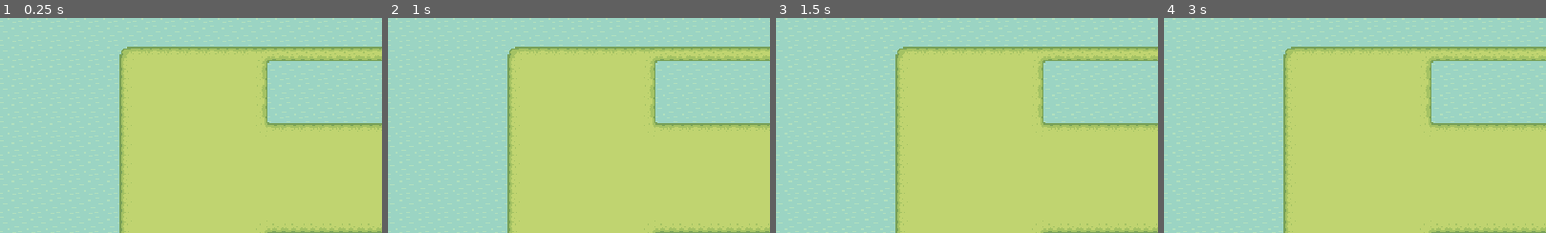
Above: before the commit, frames 1-4 (left to right).
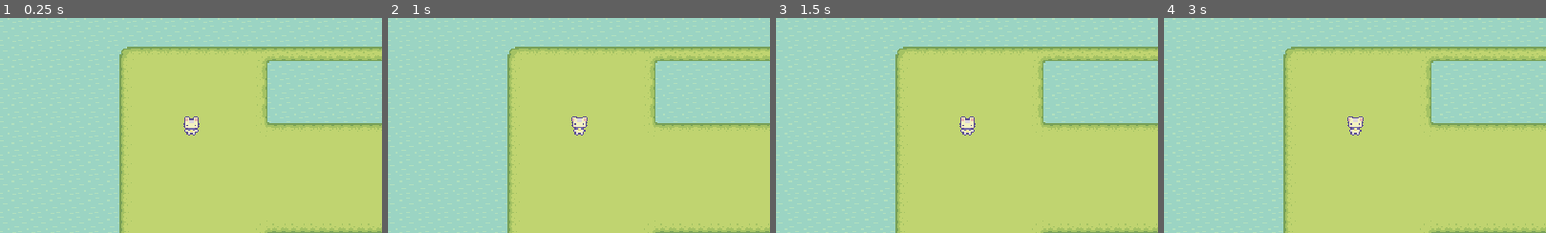
Above: after the commit, the same moments.

Repository: DimenCubic/2D-Farm-Game
Game: Godot game, scene res://scenes/test/test_scene_player.tscn
Same seed, same stepped clock (60 frames per second), same inputs: the game is played once before the commit and once after it. The project has no main scene, so this scene is started directly.
Inputs:
- Up to frame 1 (0.25 s): no input
- Up to frame 2 (1 s): tap Enter at 0.5 s
- Up to frame 3 (1.5 s): tap Space at 1.25 s
- Up to frame 4 (3 s): tap Enter at 2 s; tap Space at 2.75 s
The pictures show only the part of the screen within x 2-52%, y 20-70%; the shares and areas given below are measured in that part.

The runs differ from the first frame. In frame 1, 0.3% of the frame differs, in the area x 48-53%, y 45-55%; in frame 2, 0.3%; in frame 3, 0.3%; in frame 4, 0.3%.

Commit message:
keyboard map and collider

Diff:
--- a/project.godot
+++ b/project.godot
@@ -24,6 +24,33 @@
 window/stretch/aspect="keep_height"
 window/stretch/scale_mode="integer"
 
+[input]
+
+walk_up={
+"deadzone": 0.2,
+"events": [Object(InputEventKey,"resource_local_to_scene":false,"resource_name":"","device":0,"window_id":0,"alt_pressed":false,"shift_pressed":false,"ctrl_pressed":false,"meta_pressed":false,"pressed":false,"keycode":0,"physical_keycode":87,"key_label":0,"unicode":0,"location":0,"echo":false,"script":null)
+, Object(InputEventKey,"resource_local_to_scene":false,"resource_name":"","device":0,"window_id":0,"alt_pressed":false,"shift_pressed":false,"ctrl_pressed":false,"meta_pressed":false,"pressed":false,"keycode":0,"physical_keycode":4194320,"key_label":0,"unicode":0,"location":0,"echo":false,"script":null)
+]
+}
+walk_down={
+"deadzone": 0.2,
+"events": [Object(InputEventKey,"resource_local_to_scene":false,"resource_name":"","device":0,"window_id":0,"alt_pressed":false,"shift_pressed":false,"ctrl_pressed":false,"meta_pressed":false,"pressed":false,"keycode":0,"physical_keycode":83,"key_label":0,"unicode":0,"location":0,"echo":false,"script":null)
+, Object(InputEventKey,"resource_local_to_scene":false,"resource_name":"","device":0,"window_id":0,"alt_pressed":false,"shift_pressed":false,"ctrl_pressed":false,"meta_pressed":false,"pressed":false,"keycode":0,"physical_keycode":4194322,"key_label":0,"unicode":0,"location":0,"echo":false,"script":null)
+]
+}
+walk_left={
+"deadzone": 0.2,
+"events": [Object(InputEventKey,"resource_local_to_scene":false,"resource_name":"","device":0,"window_id":0,"alt_pressed":false,"shift_pressed":false,"ctrl_pressed":false,"meta_pressed":false,"pressed":false,"keycode":0,"physical_keycode":65,"key_label":0,"unicode":0,"location":0,"echo":false,"script":null)
+, Object(InputEventKey,"resource_local_to_scene":false,"resource_name":"","device":0,"window_id":0,"alt_pressed":false,"shift_pressed":false,"ctrl_pressed":false,"meta_pressed":false,"pressed":false,"keycode":0,"physical_keycode":4194319,"key_label":0,"unicode":0,"location":0,"echo":false,"script":null)
+]
+}
+walk_right={
+"deadzone": 0.2,
+"events": [Object(InputEventKey,"resource_local_to_scene":false,"resource_name":"","device":0,"window_id":0,"alt_pressed":false,"shift_pressed":false,"ctrl_pressed":false,"meta_pressed":false,"pressed":false,"keycode":0,"physical_keycode":68,"key_label":0,"unicode":0,"location":0,"echo":false,"script":null)
+, Object(InputEventKey,"resource_local_to_scene":false,"resource_name":"","device":0,"window_id":0,"alt_pressed":false,"shift_pressed":false,"ctrl_pressed":false,"meta_pressed":false,"pressed":false,"keycode":0,"physical_keycode":4194321,"key_label":0,"unicode":0,"location":0,"echo":false,"script":null)
+]
+}
+
 [physics]
 
 3d/physics_engine="Jolt Physics"
--- a/scenes/characters/player/player.tscn
+++ b/scenes/characters/player/player.tscn
@@ -386,9 +386,17 @@
 "speed": 3.0
 }]
 
+[sub_resource type="CircleShape2D" id="CircleShape2D_t61fv"]
+radius = 9.0
+
 [node name="Player" type="CharacterBody2D" unique_id=796869443]
 
 [node name="AnimatedSprite2D" type="AnimatedSprite2D" parent="." unique_id=1479932496]
+position = Vector2(0, -8)
 sprite_frames = SubResource("SpriteFrames_kxlma")
 animation = &"idle_front"
 autoplay = "idle_front"
+
+[node name="CollisionShape2D" type="CollisionShape2D" parent="." unique_id=2092823625]
+position = Vector2(0, -8)
+shape = SubResource("CircleShape2D_t61fv")
--- a/scenes/test/test_scene_player.tscn
+++ b/scenes/test/test_scene_player.tscn
@@ -1,6 +1,7 @@
 [gd_scene format=4 uid="uid://cd2ehn0ufvn1w"]
 
 [ext_resource type="TileSet" uid="uid://dvbms50c1q2sl" path="res://Tilesets/game_tile_set.tres" id="1_mhild"]
+[ext_resource type="PackedScene" uid="uid://dqi7g064428qr" path="res://scenes/characters/player/player.tscn" id="2_q17pk"]
 
 [node name="TestSceneTilemap" type="Node2D" unique_id=2137833171]
 
@@ -13,3 +14,6 @@
 [node name="Grass" type="TileMapLayer" parent="GameTileMap" unique_id=394955748]
 tile_map_data = PackedByteArray("AAAOABEAAQACAAEAAAAOABAAAQACAAEAAAAOAA8AAQAFAAEAAAAOAA4AAQABAAEAAAAOAA0AAQABAAEAAAAOAA …(4608 unchanged characters)…
 tile_set = ExtResource("1_mhild")
+
+[node name="Player" parent="." unique_id=796869443 instance=ExtResource("2_q17pk")]
+position = Vector2(174, 172)
